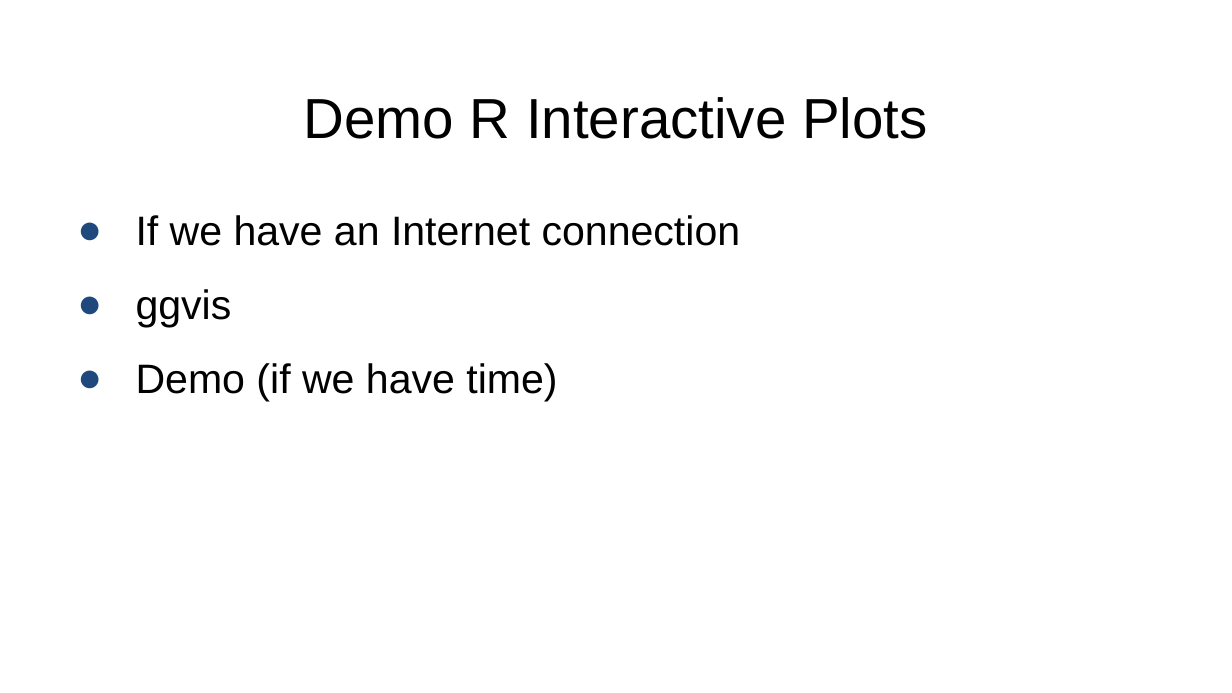
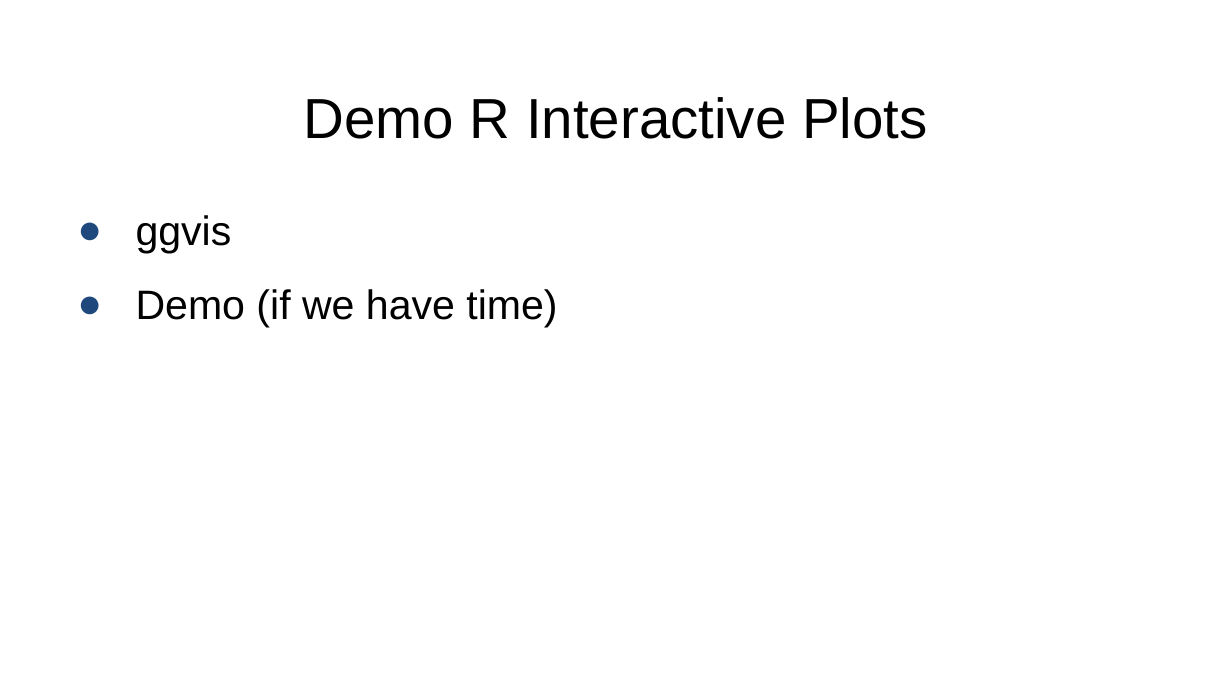
Before and after one commit to gwgarrison/rmoug_2015, a slide deck: slide 27 of garrison_presentation.pptx (slide 26 before the commit). Drawn at 1232x693 pixels with LibreOffice and Linux fonts; fonts in the diff are those of the drawing; background and template pictures are left out. Boxes give left, top, right and bottom in pixels: in the first picture for what was removed or moved away, otherwise in the second. Text is boxed around its words. In the diff, an @@ line names an element or a change of style, - is before the commit and + after.

```diff
--- a/garrison_presentation.pptx
+++ b/garrison_presentation.pptx
@@ text at [136,215,741,246]: paragraph removed @@
-● If we have an Internet connection
```
Also in this commit, not shown: 6 other slides changed, 2 slides added, 1 slide removed, 5 other files.
